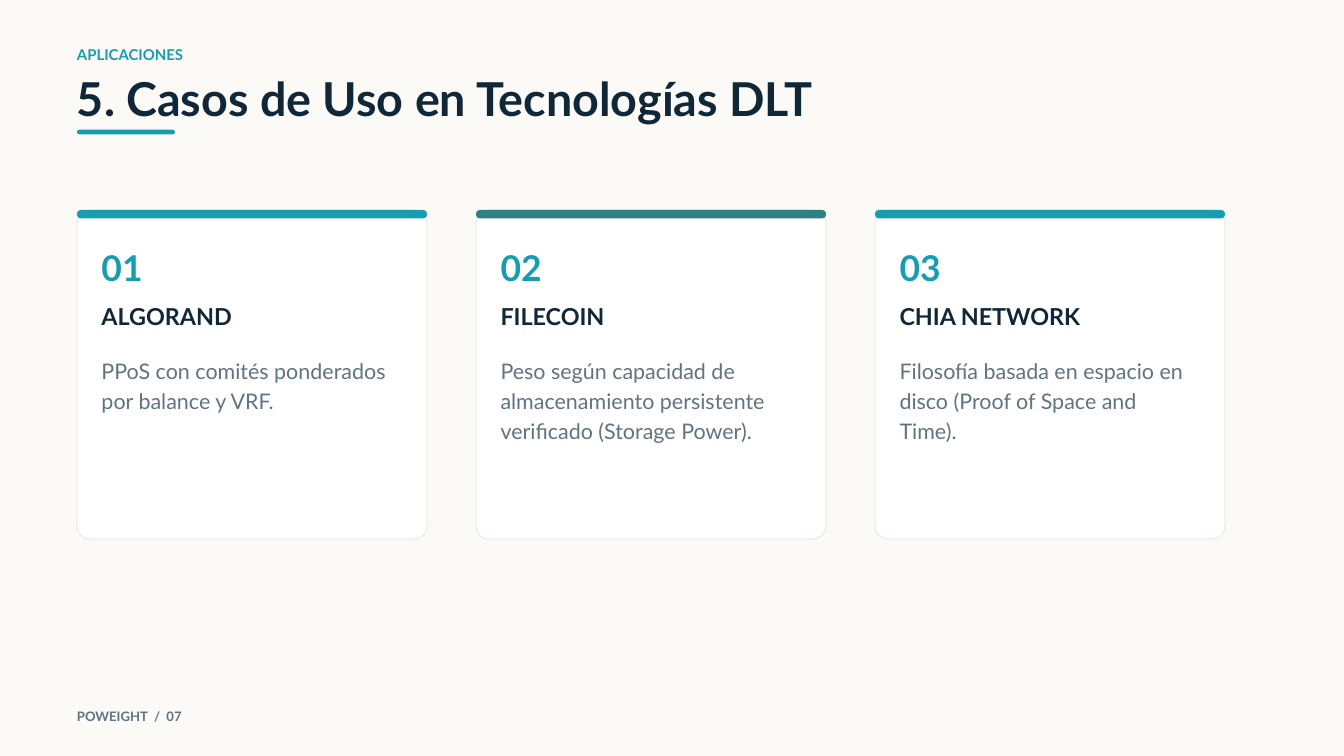
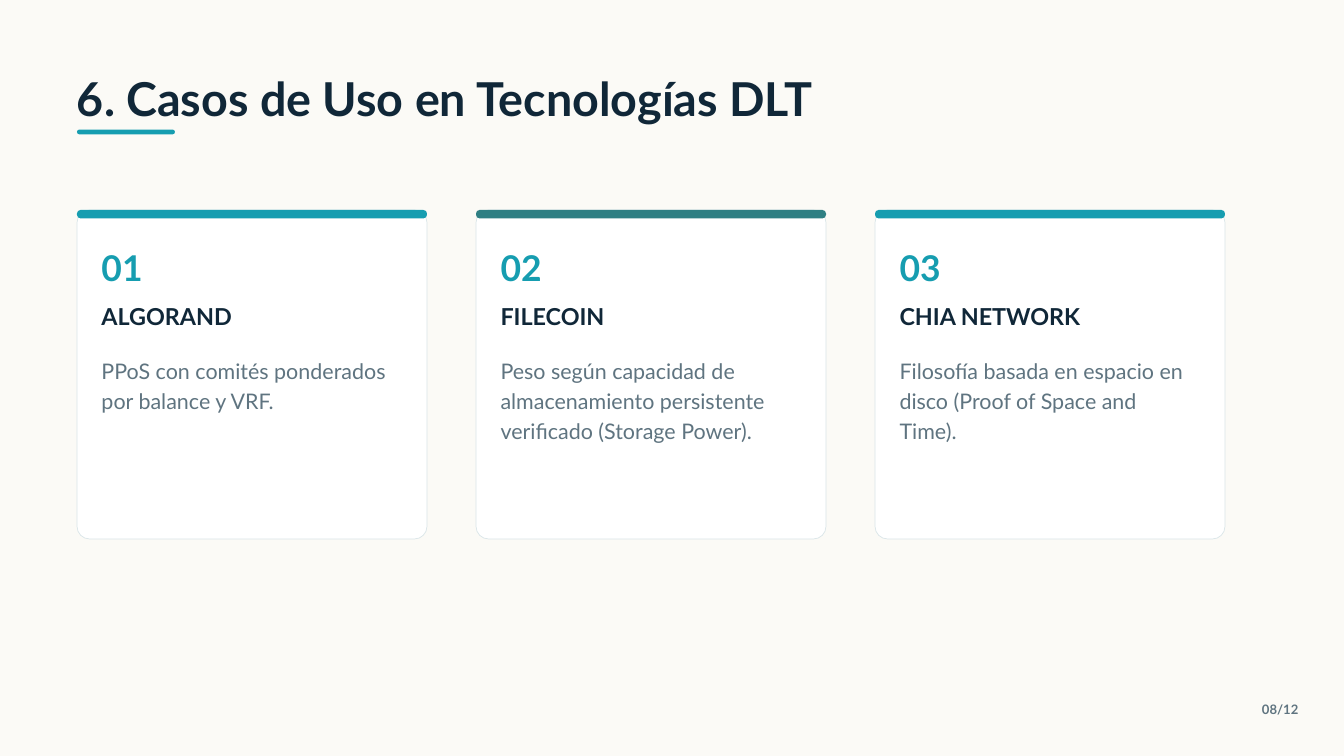
Before and after one commit to MiguelMrtnzLpz/BC, a slide deck: slide 8 of Presentaciones/1 Protocolos de consenso/Proof of Weight.pptx (slide 7 before the commit). Drawn at 1344x756 pixels with LibreOffice and Linux fonts; fonts in the diff are those of the drawing. Boxes give left, top, right and bottom in pixels: in the first picture for what was removed or moved away, otherwise in the second. Text is boxed around its words. In the diff, an @@ line names an element or a change of style, - is before the commit and + after.

```diff
--- a/Presentaciones/1 Protocolos de consenso/Proof of Weight.pptx
+++ b/Presentaciones/1 Protocolos de consenso/Proof of Weight.pptx
@@ text removed at (x1=77, y1=49, x2=183, y2=60) @@
-APLICACIONES
@@ text at (x1=77, y1=81, x2=813, y2=125): text changed @@
-5. Casos de Uso en Tecnologías DLT
+6. Casos de Uso en Tecnologías DLT
@@ text removed at (x1=77, y1=711, x2=181, y2=721) @@
-POWEIGHT / 07
@@ text added at (x1=1262, y1=704, x2=1298, y2=715), 14 pt, text #5F7480, bold @@
+08/12
```
Also in this commit, not shown: 10 other slides changed, 1 slide added, 1 other file.
